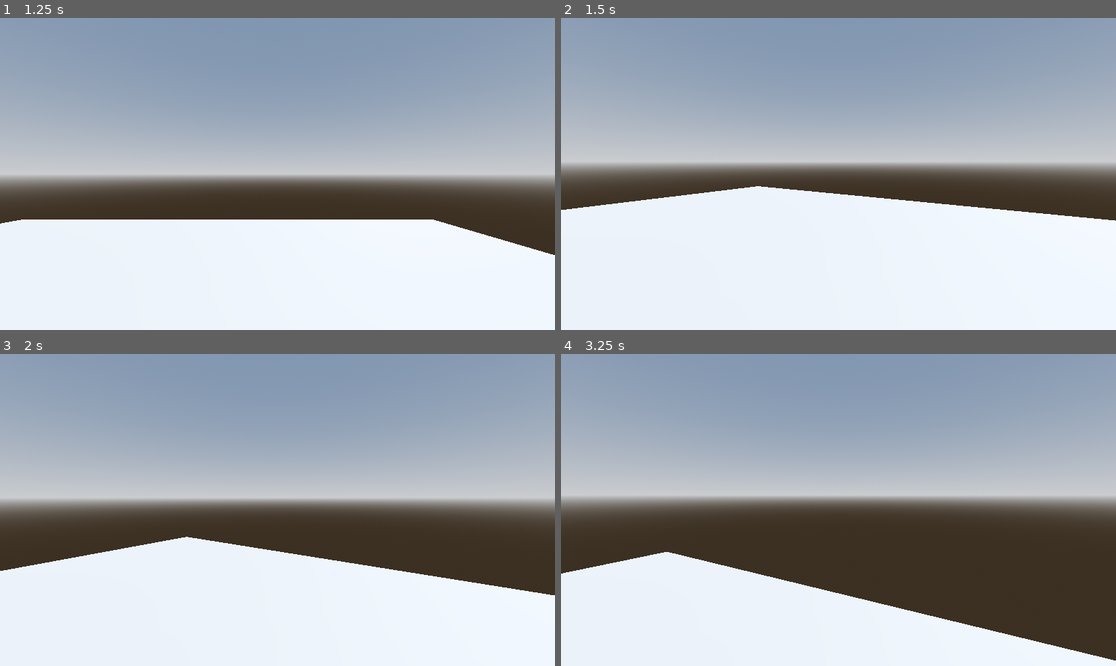
Above: before the commit, frames 1-4 (two rows, left to right).
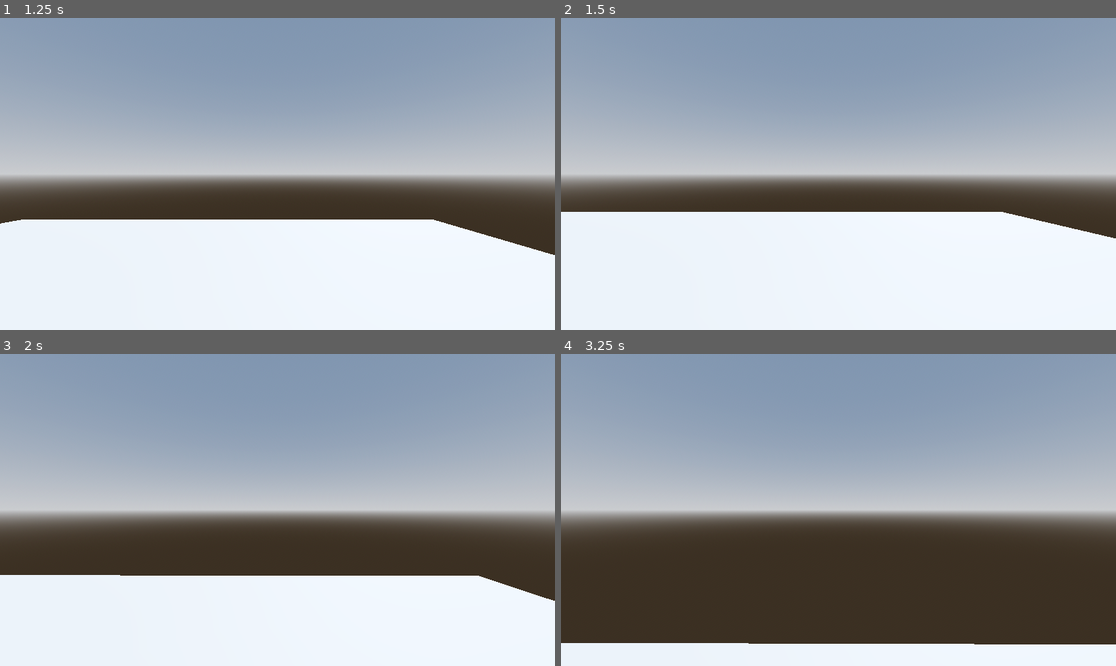
Above: after the commit, the same moments.

Repository: SolidSoups/MASQUERADE
Game: Godot game, scene res://PrototypeLevel.tscn
Two runs of this game, one before a commit and one after it. Both use one fixed random seed, a clock stepped at 60 frames per second and the inputs below.
Inputs (mouse positions are in pixels of both pictures, inside the frame that each line leads up to):
- Up to frame 1 (1.25 s): tap Enter (ui_accept) at 0.5, 0.77 s; move the mouse to (399, 158) at 0.52 s; hold D (move_right) from 0.53 s (still down); click (399, 158) at 0.67 s
- Up to frame 2 (1.5 s): move the mouse to (810, 174) at 1.27 s; release D (move_right) at 1.28 s; hold W (move_up) from 1.28 s (still down); click (810, 174) at 1.42 s
- Up to frame 3 (2 s): keep holding W (move_up); tap Enter (ui_accept) at 1.52 s
- Up to frame 4 (3.25 s): keep holding W (move_up); move the mouse to (849, 503) at 2.02 s; click (849, 503) at 2.17 s; move the mouse to (832, 516) at 2.77 s; click (832, 516) at 2.92 s; tap Enter (ui_accept) at 3.02 s

Frame 1 is identical in both runs. In frame 2, 12% of the frame differs, in the area x 0-100%, y 46-71%; in frame 3, 14%; in frame 4, 25%, in the area x 0-100%, y 45-99%.

Commit message:
small fixes that don't matter

Diff:
--- a/aim_look.gd
+++ b/aim_look.gd
@@ -18,7 +18,7 @@
 func _ready() -> void:
 	Input.set_use_accumulated_input(false)
 
-func _unhandled_input(event: InputEvent) -> void:
+func _input(event: InputEvent) -> void:
 	if Input.mouse_mode != Input.MOUSE_MODE_CAPTURED:
 		if event.is_action_pressed("ui_cancel"):
 			get_tree().quit()
--- a/character_controller.tscn
+++ b/character_controller.tscn
@@ -22,4 +22,4 @@
 script = ExtResource("2_vcr71")
 character = NodePath("..")
 head = NodePath("../Head")
-mouse_sensitivity = 100
+mouse_sensitivity = 1
